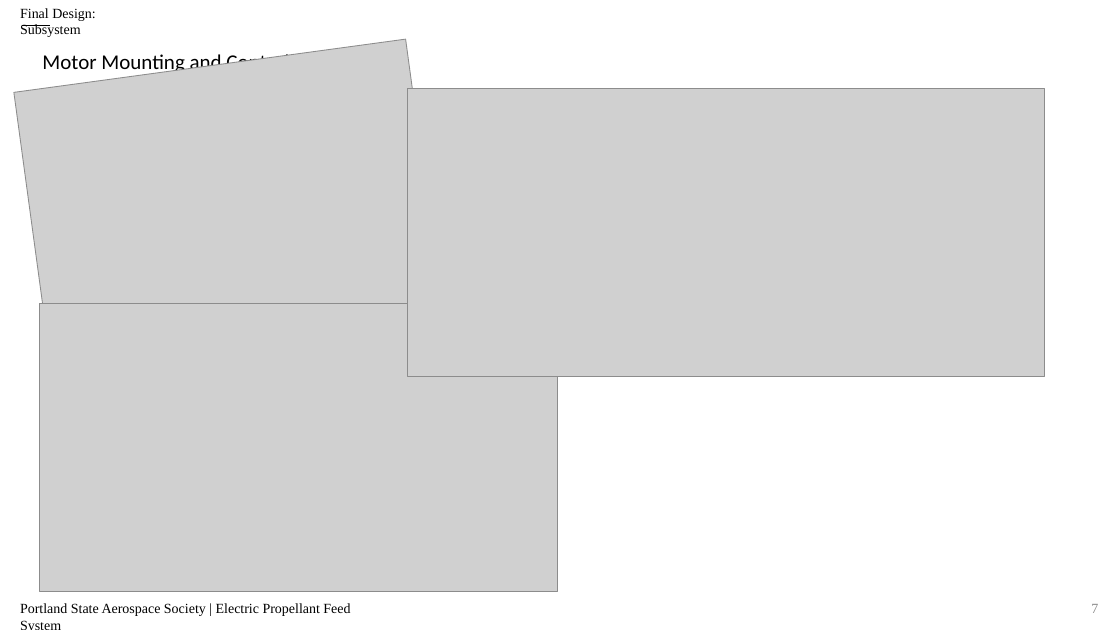
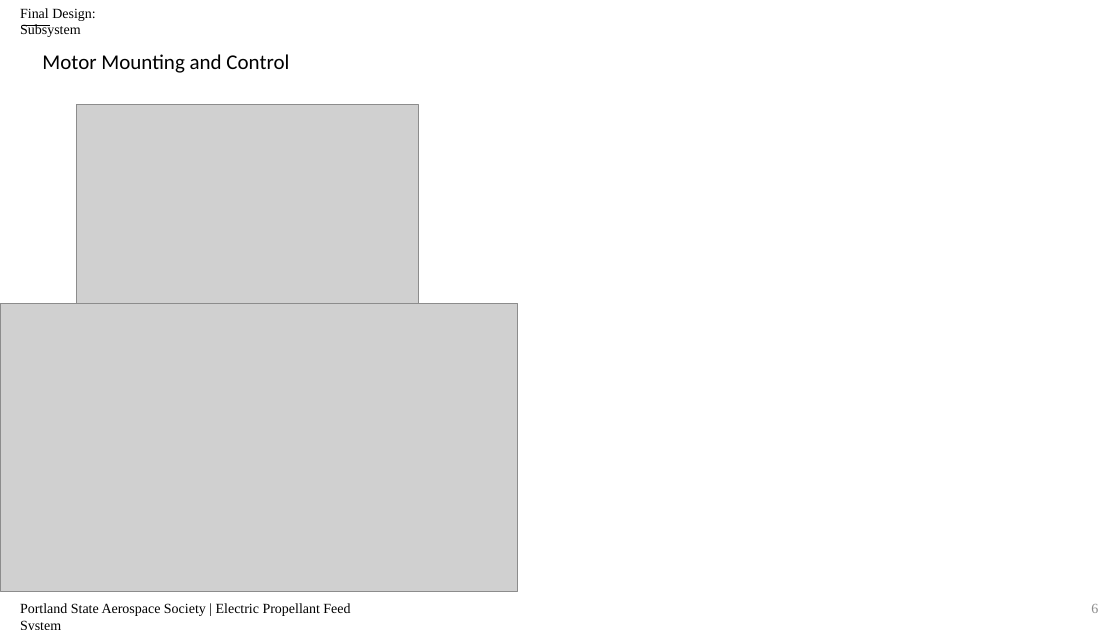
Before and after one commit to psas/electric-feed-system-prototype, a slide deck: slide 6 of Docs/Presentations/Slides/#5 design and subsystems.pptx (slide 7 before the commit). Drawn at 1120x630 pixels with LibreOffice and Linux fonts; fonts in the diff are those of the drawing; grey boxes stand for pictures. Boxes give left, top, right and bottom in pixels: in the first picture for what was removed or moved away, otherwise in the second. Text is boxed around its words. In the diff, an @@ line names an element or a change of style, - is before the commit and + after.

```diff
--- a/Docs/Presentations/Slides/#5 design and subsystems.pptx
+++ b/Docs/Presentations/Slides/#5 design and subsystems.pptx
@@ picture removed at <box>408,88,1044,376</box> @@
@@ picture at <box>76,104,418,365</box>: rotation 352 to 0 degrees @@
@@ picture: place and size @@
-picture at <box>39,303,557,592</box>
+picture at <box>0,303,518,592</box>
@@ page number at <box>1091,604,1098,613</box>: text changed @@
-7
+6
```
Also in this commit, not shown: 1 slide removed, 2 other files.
